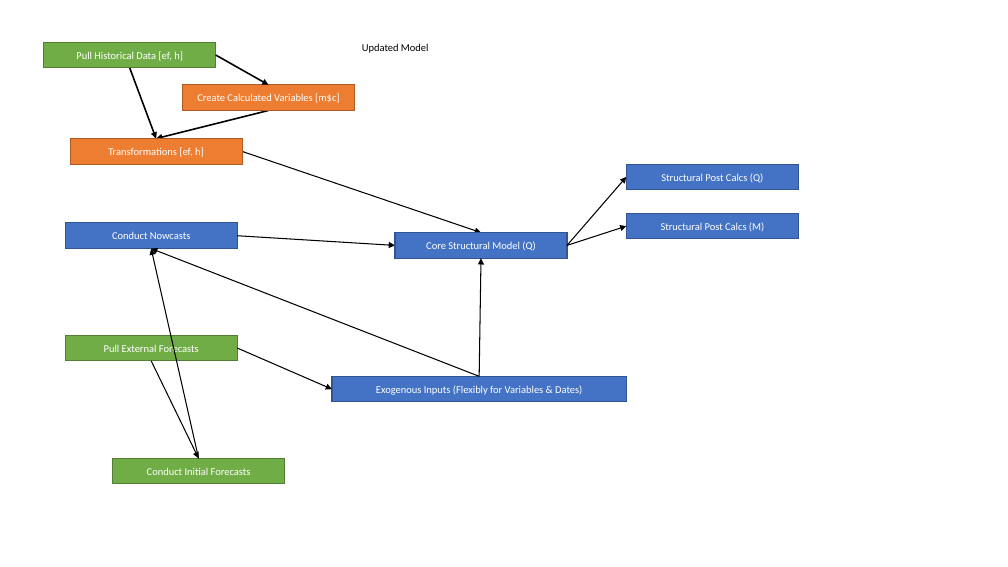
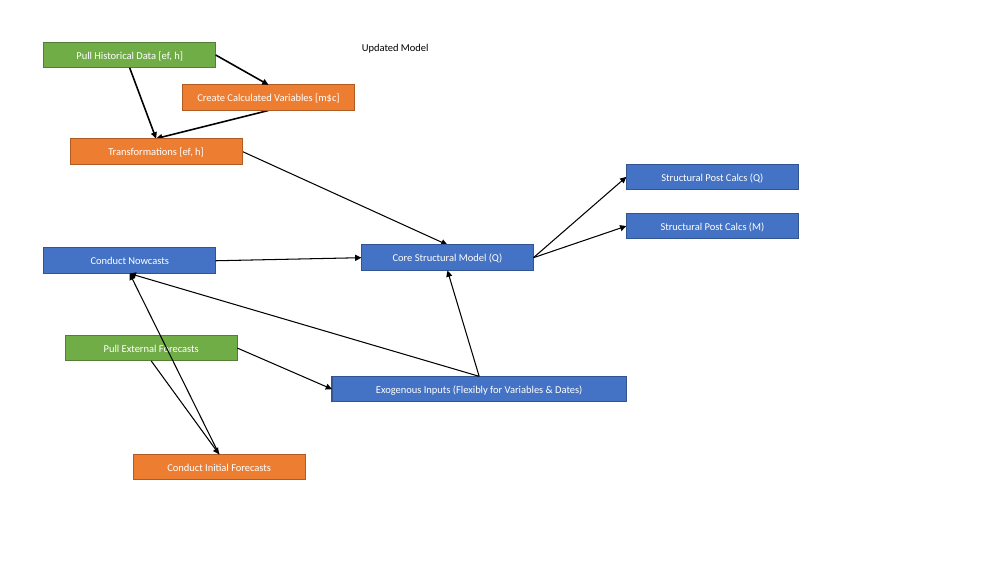
Before and after one commit to bongohead/econforecasting-r, a slide deck: slide 1 of documentation-templates/model-flow.pptx. Drawn at 1008x567 pixels with LibreOffice and Linux fonts; fonts in the diff are those of the drawing. Boxes give left, top, right and bottom in pixels: in the first picture for what was removed or moved away, otherwise in the second. Text is boxed around its words. In the diff, an @@ line names an element or a change of style, - is before the commit and + after.

```diff
--- a/documentation-templates/model-flow.pptx
+++ b/documentation-templates/model-flow.pptx
@@ arrow moved from (242, 151) - (481, 233) to (242, 151) - (448, 245) @@
@@ arrow moved from (567, 246) - (627, 177) to (534, 258) - (627, 177) @@
@@ arrow moved from (567, 246) - (627, 226) to (534, 258) - (627, 226) @@
@@ rectangle "Conduct Nowcasts": place and size @@
-rectangle "Conduct Nowcasts" at (65,223,237,249)
+rectangle "Conduct Nowcasts" at (44,248,216,274)
@@ arrow moved from (237, 236) - (395, 246) to (216, 261) - (361, 258) @@
@@ rectangle "Core Structural Model (Q)": place and size @@
-rectangle "Core Structural Model (Q)" at (395,233,568,259)
+rectangle "Core Structural Model (Q)" at (361,245,534,271)
@@ arrow moved from (479, 377) - (151, 249) to (479, 377) - (130, 274) @@
@@ arrow moved from (199, 458) - (151, 249) to (219, 454) - (130, 274) @@
@@ arrow moved from (479, 377) - (481, 259) to (479, 377) - (448, 271) @@
@@ arrow moved from (151, 361) - (199, 458) to (151, 361) - (219, 454) @@
@@ rectangle "Conduct Initial Forecasts": place and size @@
-rectangle "Conduct Initial Forecasts" at (113,458,285,484)
+rectangle "Conduct Initial Forecasts" at (133,454,306,480)
@@ rectangle "Conduct Initial Forecasts" at (133,454,306,480): fill #70AD47 to #ED7D31; outline #538035 1 pt to #AF5C24 1 pt @@
```
Also in this commit, not shown: 51 other files.
